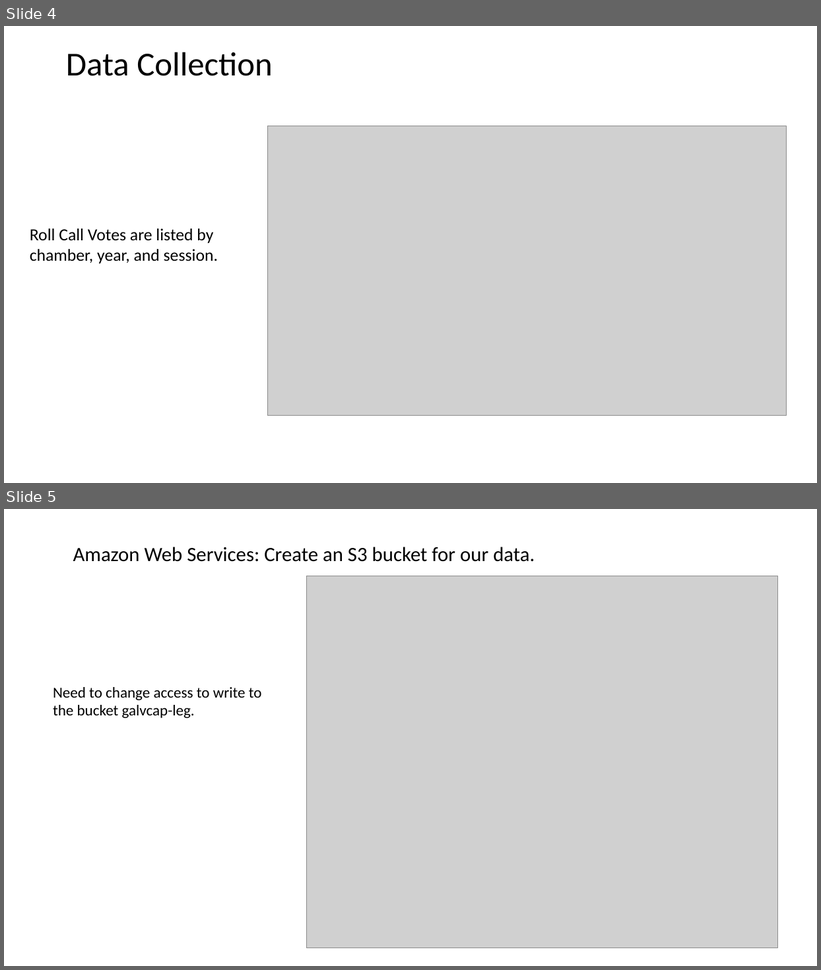
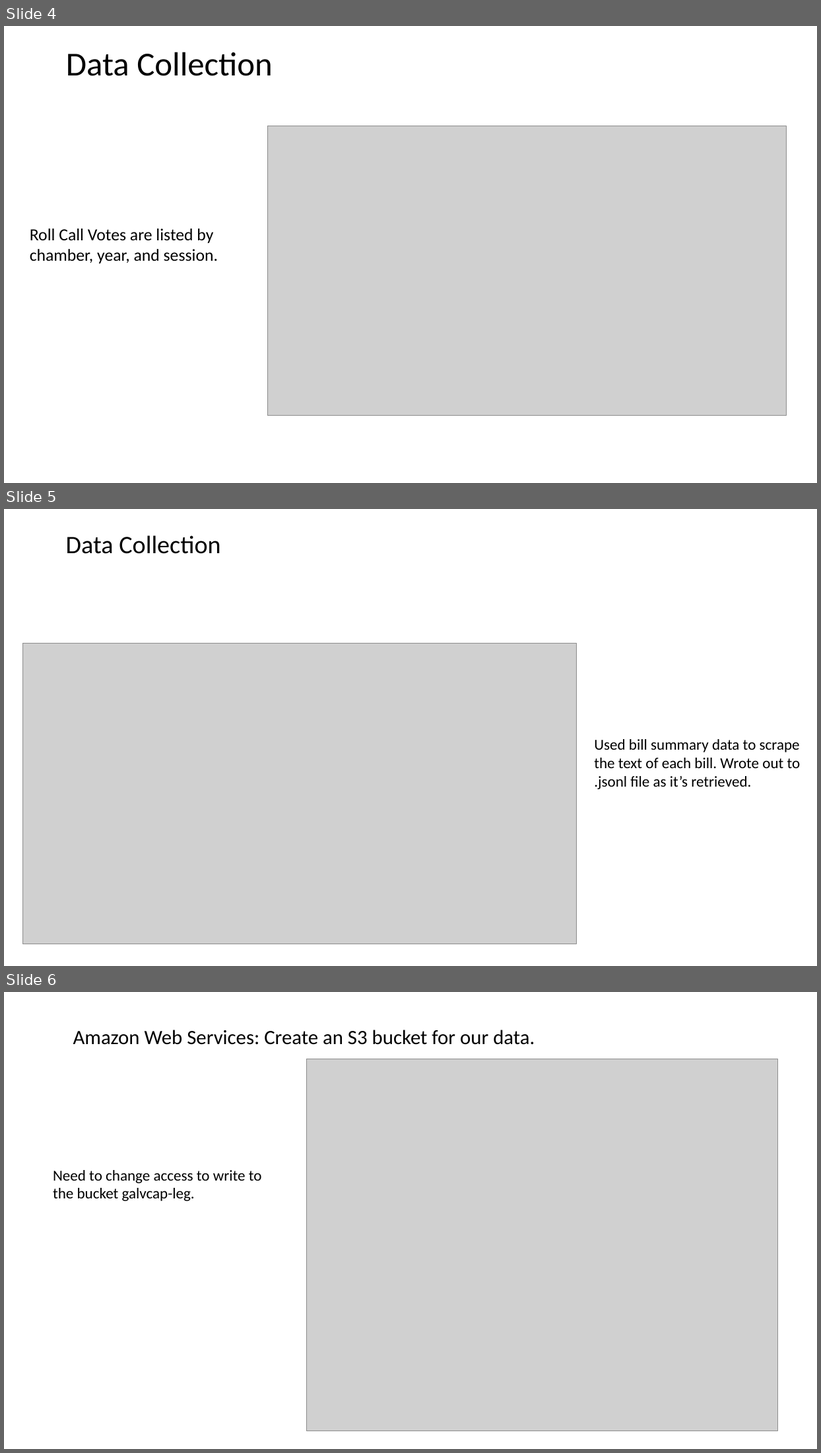
Before and after one commit to BruceZu/galvanize_capstone, a slide deck: Galvanize Capstone Process.pptx. Shown one above the other, each under a label of ours: slides 4 and 5 before the commit, slides 4, 5 and 6 after it. The pictures are 821x970 and 821x1453 pixels, drawn with LibreOffice and Linux fonts; fonts in the diff are those of the drawing; grey boxes stand for pictures. Boxes give left, top, right and bottom in pixels: in the first picture for what was removed or moved away, otherwise in the second. Text is boxed around its words. In the diff, an @@ line names an element or a change of style, - is before the commit and + after.

```diff
--- a/Galvanize Capstone Process.pptx
+++ b/Galvanize Capstone Process.pptx
@@ slide 5 added at (4, 509, 817, 966), background #FFFFFF @@
@@ text added at (66, 535, 220, 554), 29.7 pt, text #000000 @@
+Data Collection
@@ picture added at (22, 644, 576, 945) @@
@@ text added at (594, 739, 801, 789), 18 pt, text #000000 @@
+Used bill summary data to scrape the text of each bill. Wrote out to .jsonl file as it’s retrieved.
@@ what was slide 5 is now slide 6 @@
```
Also in this commit, not shown: 2 other files.
